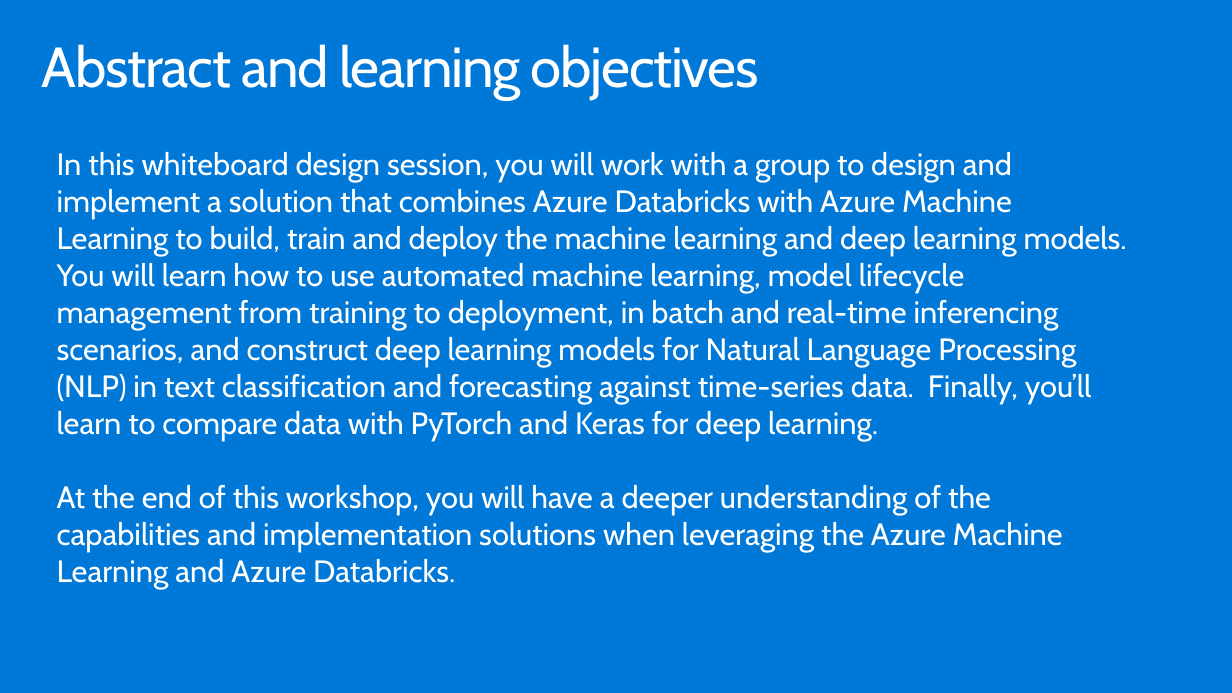
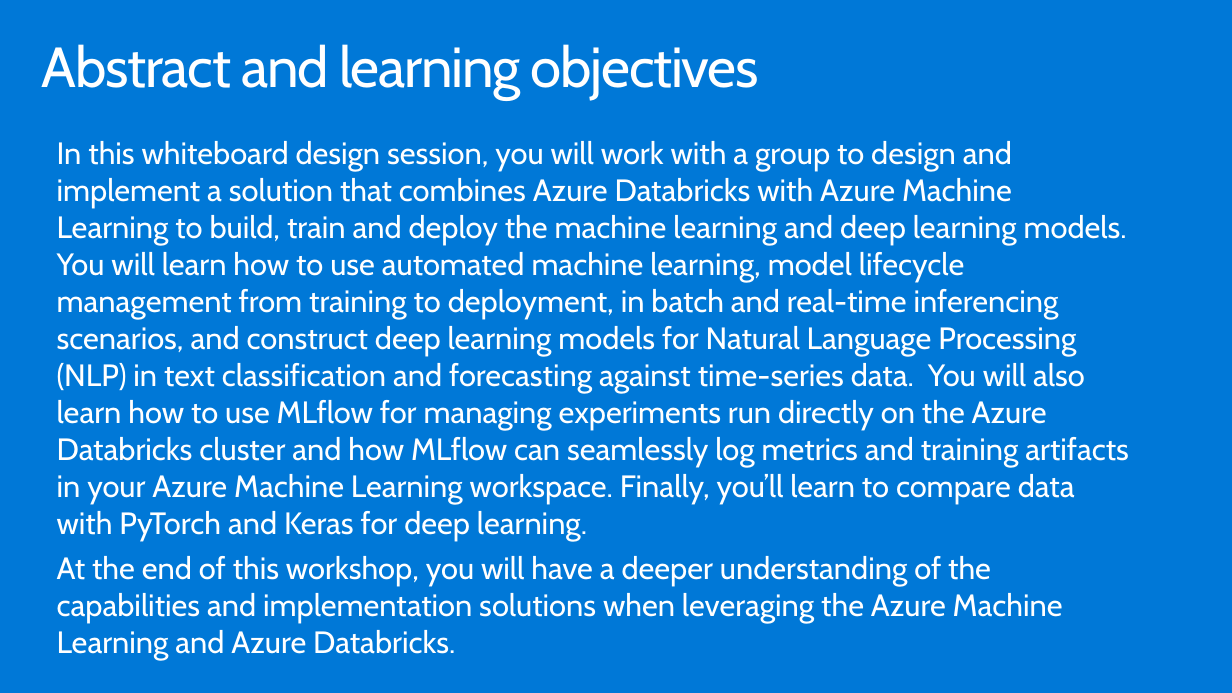
Before and after one commit to ocplatest/MCW-Machine-Learning, a slide deck: slide 2 of Whiteboard design session/WDS trainer presentation - Machine Learning.pptx. Drawn at 1232x693 pixels with LibreOffice and Linux fonts; fonts in the diff are those of the drawing. Boxes give left, top, right and bottom in pixels: in the first picture for what was removed or moved away, otherwise in the second. Text is boxed around its words. In the diff, an @@ line names an element or a change of style, - is before the commit and + after.

```diff
--- a/Whiteboard design session/WDS trainer presentation - Machine Learning.pptx
+++ b/Whiteboard design session/WDS trainer presentation - Machine Learning.pptx
@@ text "In this whiteboard design session, ...": place and size @@
-text "In this whiteboard design session, ..." at box(57, 152, 1127, 589)
+text "In this whiteboard design session, ..." at box(57, 141, 1129, 659)
@@ text at box(57, 141, 1129, 541): text changed @@
-In this whiteboard design session, you will work with a group to design and implement a solution that combines Azure Databricks with Azure Machine Learning to build, train and deploy the machine learning and deep learning models. You will learn how to use automated machine learning, model lifecycle management from training to deployment, in batch and real-time inferencing scenarios, and construct deep learning models for Natural Language Processing (NLP) in text classification and forecasting against time-series data. Finally, you’ll learn to compare data with PyTorch and Keras for deep learning.
+In this whiteboard design session, you will work with a group to design and implement a solution that combines Azure Databricks with Azure Machine Learning to build, train and deploy the machine learning and deep learning models. You will learn how to use automated machine learning, model lifecycle management from training to deployment, in batch and real-time inferencing scenarios, and construct deep learning models for Natural Language Processing (NLP) in text classification and forecasting against time-series data. You will also learn how to use MLflow for managing experiments run directly on the Azure Databricks cluster and how MLflow can seamlessly log metrics and training artifacts in your Azure Machine Learning workspace. Finally, you’ll learn to compare data with PyTorch and Keras for deep learning.
```
Also in this commit, not shown: 7 other slides changed, 30 other files.
